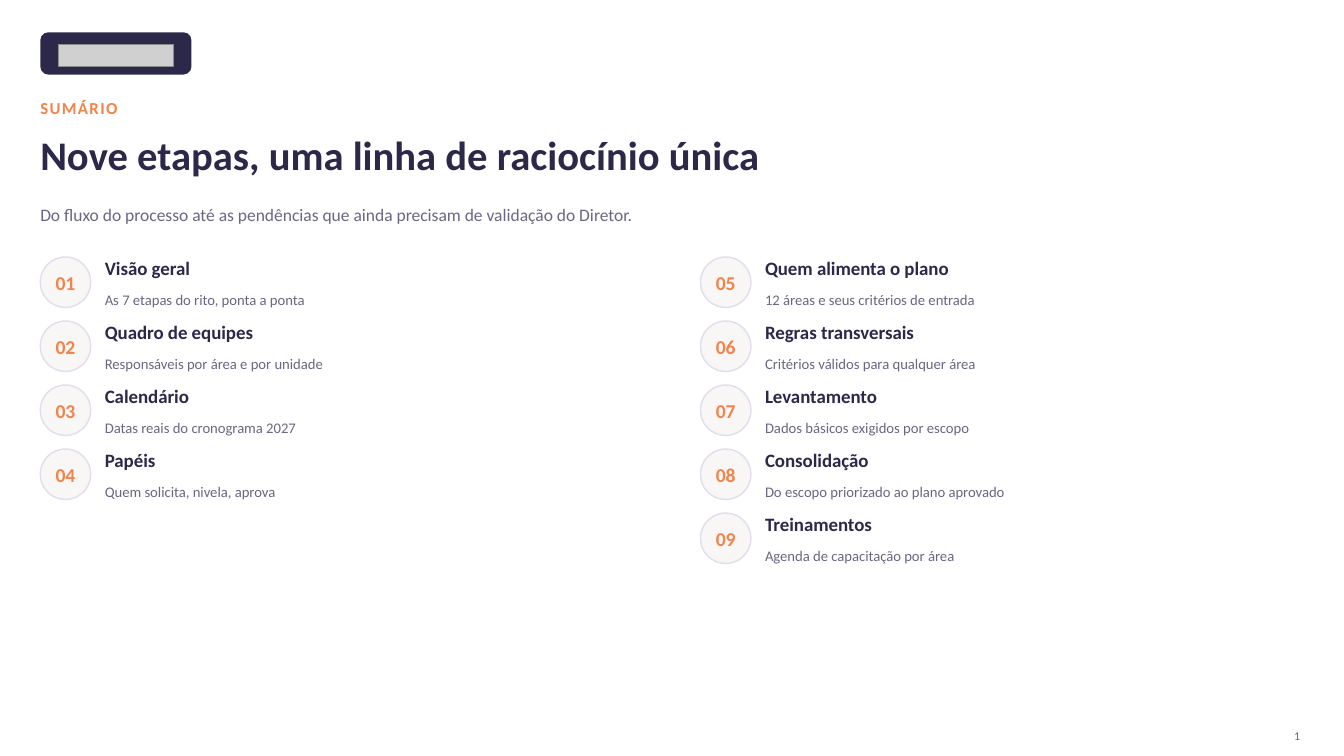
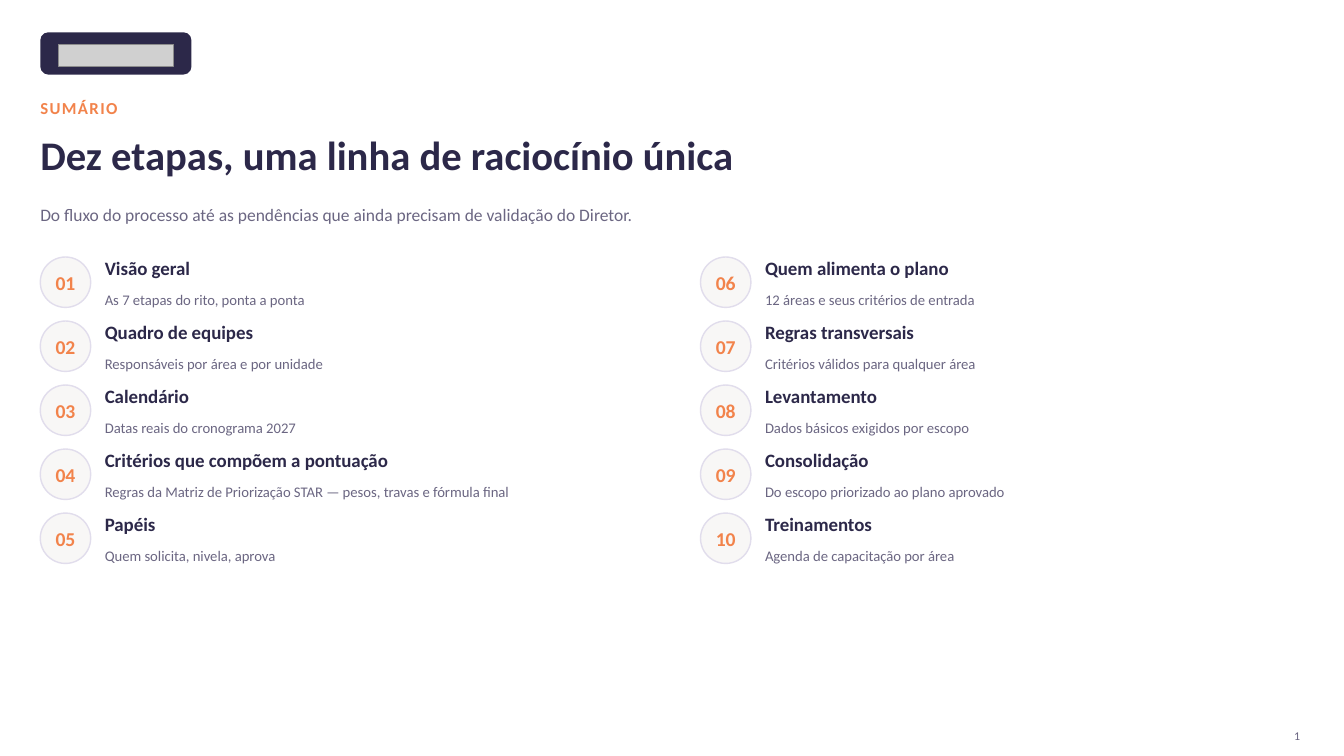
Before and after one commit to LucasRibaas/Planejamento, a slide deck: slide 2 of Planejamento_Integrado_Operacoes_Topside.pptx. Drawn at 1344x756 pixels with LibreOffice and Linux fonts; fonts in the diff are those of the drawing; grey boxes stand for pictures. Boxes give left, top, right and bottom in pixels: in the first picture for what was removed or moved away, otherwise in the second. Text is boxed around its words. In the diff, an @@ line names an element or a change of style, - is before the commit and + after.

```diff
--- a/Planejamento_Integrado_Operacoes_Topside.pptx
+++ b/Planejamento_Integrado_Operacoes_Topside.pptx
@@ text at bbox=[40, 141, 733, 177]: text changed @@
-Nove etapas, uma linha de raciocínio única
+Dez etapas, uma linha de raciocínio única
@@ 4 texts: place and size @@
-4 texts at bbox=[716, 340, 736, 546]
+4 texts at bbox=[716, 276, 736, 482]
@@ text added at bbox=[105, 453, 388, 470], 13.5 pt, text #2C2849, bold @@
+Critérios que compõem a pontuação
@@ text "Papéis": place and size @@
-text "Papéis" at bbox=[105, 453, 156, 470]
+text "Papéis" at bbox=[105, 517, 156, 534]
@@ text added at bbox=[105, 487, 509, 500], 10.5 pt, text #6B6682 @@
+Regras da Matriz de Priorização STAR — pesos, travas e fórmula final
@@ text "05": place and size @@
-text "05" at bbox=[716, 277, 736, 290]
+text "05" at bbox=[56, 533, 76, 546]
@@ rounded rectangle added at bbox=[40, 513, 91, 564], fill #F8F7F6, outline #E1DDEC 1 pt @@
@@ text "Quem solicita, nivela, aprova": place and size @@
-text "Quem solicita, nivela, aprova" at bbox=[105, 487, 276, 500]
+text "Quem solicita, nivela, aprova" at bbox=[105, 551, 276, 564]
@@ text added at bbox=[716, 533, 736, 546], 14 pt, text #F2834B, bold @@
+10
```
Also in this commit, not shown: 17 other slides changed, 6 slides added.
